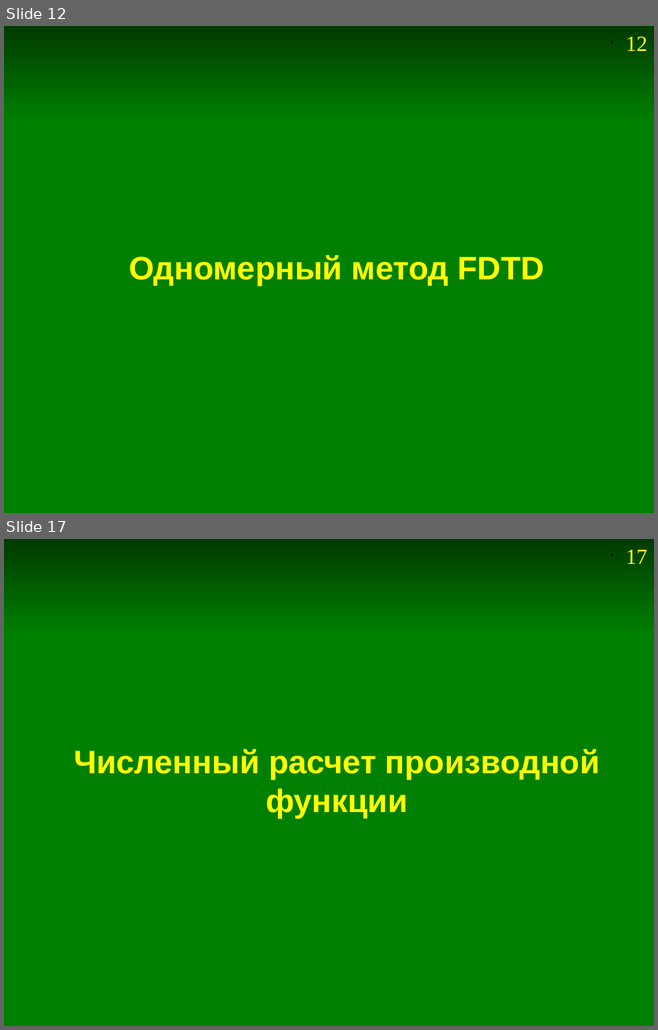
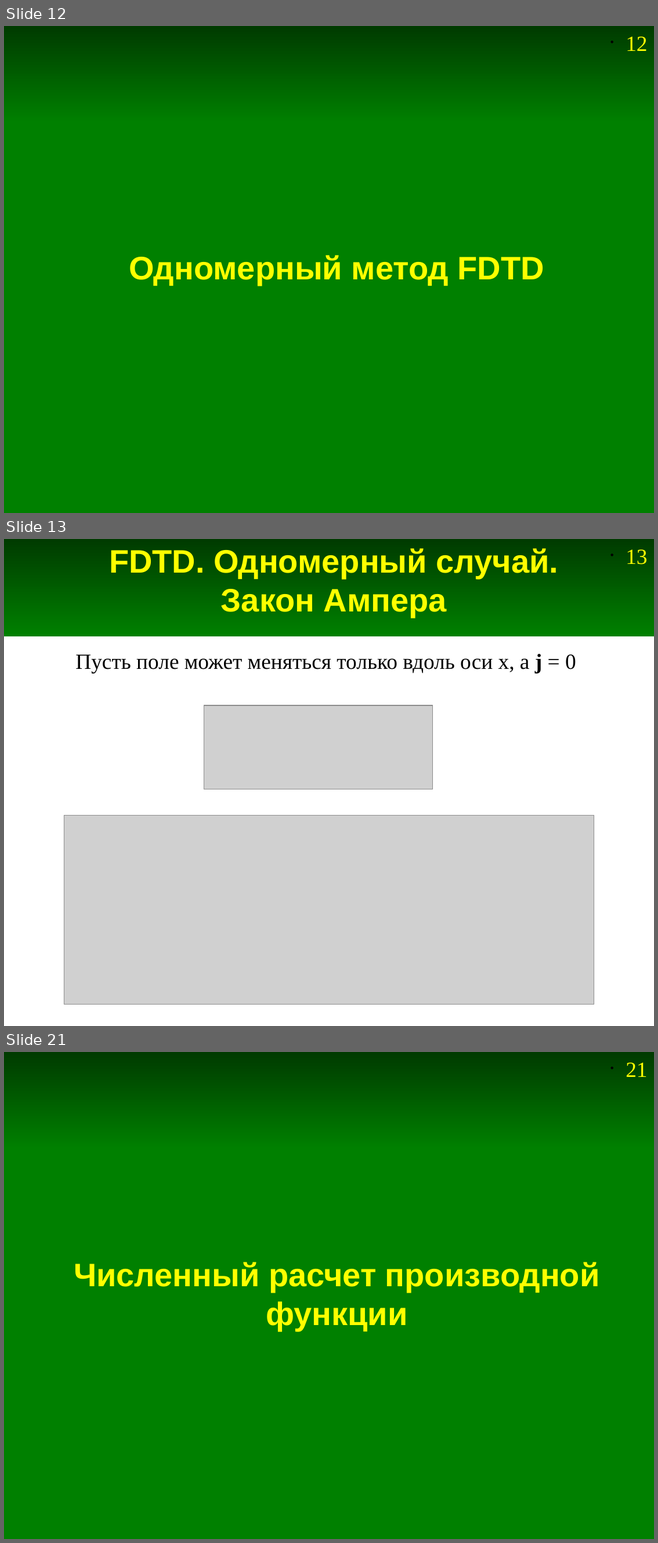
Before and after one commit to andris0147sv/modelling, a slide deck: presentations/2. FDTD.odp. Shown one above the other, each under a label of ours: slides 12 and 17 before the commit, slides 12, 13 and 21 after it; the slides between them are not shown. The pictures are 658x1030 and 658x1543 pixels, drawn with LibreOffice and Linux fonts; fonts in the diff are those of the drawing; grey boxes stand for pictures. Boxes give left, top, right and bottom in pixels: in the first picture for what was removed or moved away, otherwise in the second. Text is boxed around its words. In the diff, an @@ line names an element or a change of style, - is before the commit and + after.

```diff
--- a/presentations/2. FDTD.odp
+++ b/presentations/2. FDTD.odp
@@ slide 13 added at (4, 539, 654, 1026), background #FFFFFF; not listed: 2 template elements that a slide beside it also shows @@
@@ title added at (109, 548, 558, 617), 36 pt, text #FFFF00, bold @@
+FDTD. Одномерный случай.
+Закон Ампера
@@ text added at (75, 654, 576, 673), 24 pt, text #000000 @@
+Пусть поле может меняться только вдоль оси x, а j = 0
@@ picture added at (204, 705, 432, 789) @@
@@ picture added at (64, 815, 594, 1004) @@
@@ what was slide 17 is now slide 21 @@
@@ page number at (625, 1062, 647, 1077): text changed @@
-• 17
+• 21
```
Also in this commit, not shown: 27 slides changed, 3 other slides added, 4 other files.
